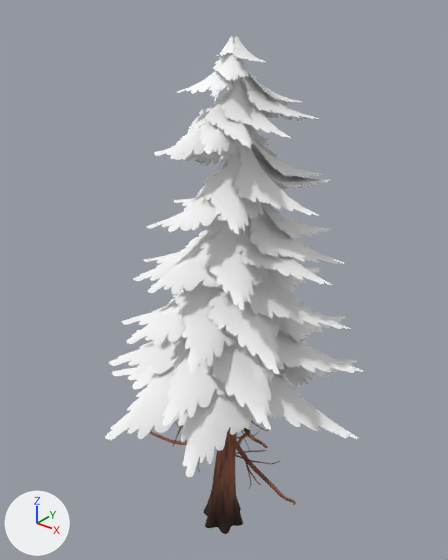
Renders of the glTF model public/models/Pine_4.glb from each side of a commit.
One viewpoint serves both versions: a 50 mm camera at (6.51, -8.11, 10.8) aimed at (-0.27, 0.37, 5.54). The axes (+X, +Y, +Z) are drawn at lower left. The lights are the same throughout. The first picture is the older version.

In view in the first picture: 'Pine_4'.
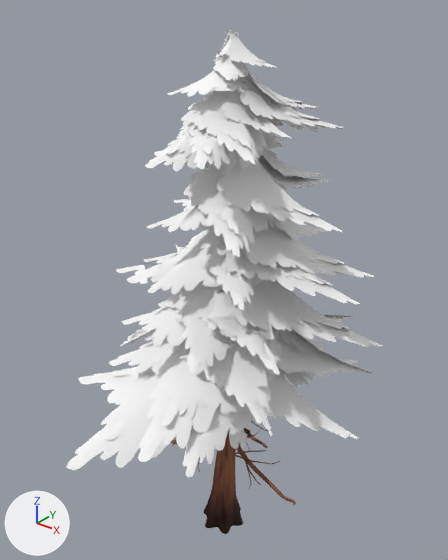
Location of each change, (x1, y1, x2, y2) in pixels of the pictures (448 x 560 px):
'LOD1', added: after (66, 29, 382, 527)
    faces in mat_leaves_pine: (66, 29, 382, 470)

The change, as a list of edits to the scene's bpy script:
```text
Add me_lod1:
    me_lod1.from_pydata(...)  # 886 vertices, 898 faces; spans x -3.68..2.91, y -3.26..3.09, z -0.24..10.12
    # faces by material slot: [359, 539]
    me_lod1.materials.append(mat_bark_normaltree)
    me_lod1.materials.append(mat_leaves_pine)
Add ob_lod1:
    ob_lod1 = bpy.data.objects.new('LOD1', me_lod1)
    ob_lod1.location = (0.0, 0.0, 0.0)
```
